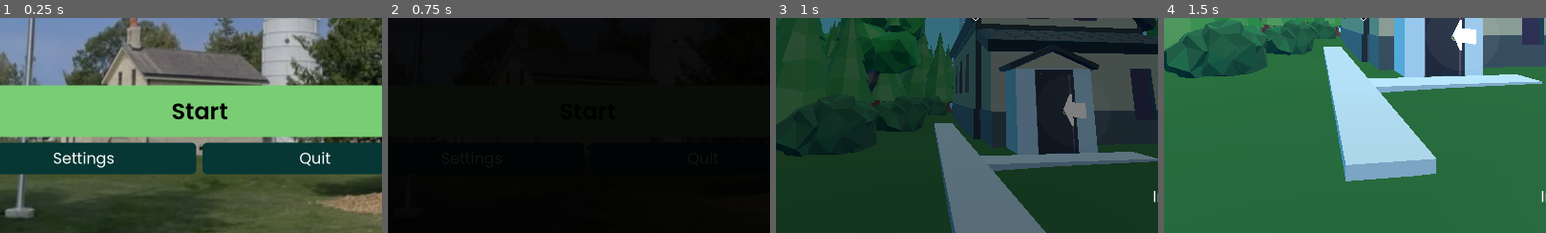
Above: before the commit, frames 1-4 (left to right).
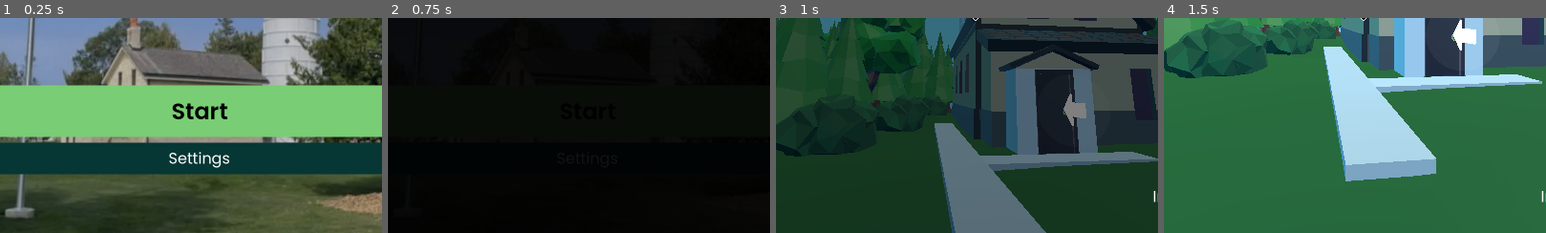
Above: after the commit, the same moments.

Repository: Illuminate-Wisc/Lighthouse
Game: Godot game, scene res://src/scenes/main_menu/main_menu.tscn
Same seed, same stepped clock (60 frames per second), same inputs: the game is played once before the commit and once after it.
Inputs:
- Up to frame 1 (0.25 s): no input
- Up to frame 2 (0.75 s): click "Start" at 0.5 s
- Up to frame 3 (1 s): no input
- Up to frame 4 (1.5 s): tap Enter (ui_accept) at 1.25 s; hold S (look_down) from 1.28 s (still down)
The pictures show only the part of the screen within x 24-74%, y 50-100%; the shares and areas given below are measured in that part.

The runs differ from the first frame. In frame 1, 1.3% of the frame differs, in the area x 14-87%, y 57-73%; in frame 2, less than 0.1%; in frame 3, nothing differs; in frame 4, nothing differs.

Commit message:
remove the quit button and the spacer

Diff:
--- a/src/scenes/main_menu/main_menu.tscn
+++ b/src/scenes/main_menu/main_menu.tscn
@@ -87,18 +87,6 @@
 theme_type_variation = &"ButtonSecondary"
 text = "Settings"
 
-[node name="spacer5" type="Control" parent="MainButtonsContainer/HBoxContainer"]
-layout_mode = 2
-size_flags_horizontal = 3
-size_flags_vertical = 3
-size_flags_stretch_ratio = 0.01
-
-[node name="Quit" type="Button" parent="MainButtonsContainer/HBoxContainer"]
-layout_mode = 2
-size_flags_horizontal = 3
-theme_type_variation = &"ButtonSecondary"
-text = "Quit"
-
 [node name="spacer3" type="Control" parent="MainButtonsContainer"]
 layout_mode = 2
 size_flags_horizontal = 3
@@ -109,4 +97,3 @@
 [connection signal="opened" from="Settings" to="." method="_on_settings_opened"]
 [connection signal="pressed" from="MainButtonsContainer/Start" to="." method="_on_start_pressed"]
 [connection signal="pressed" from="MainButtonsContainer/HBoxContainer/Settings" to="." method="_on_settings_pressed"]
-[connection signal="pressed" from="MainButtonsContainer/HBoxContainer/Quit" to="." method="_on_quit_pressed"]
